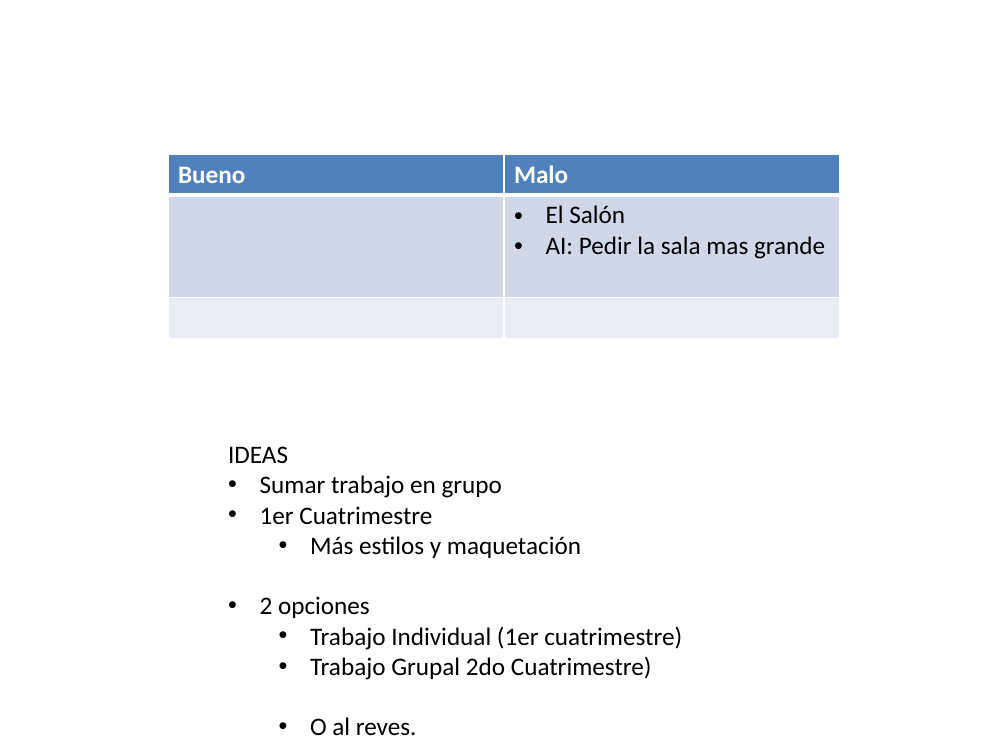
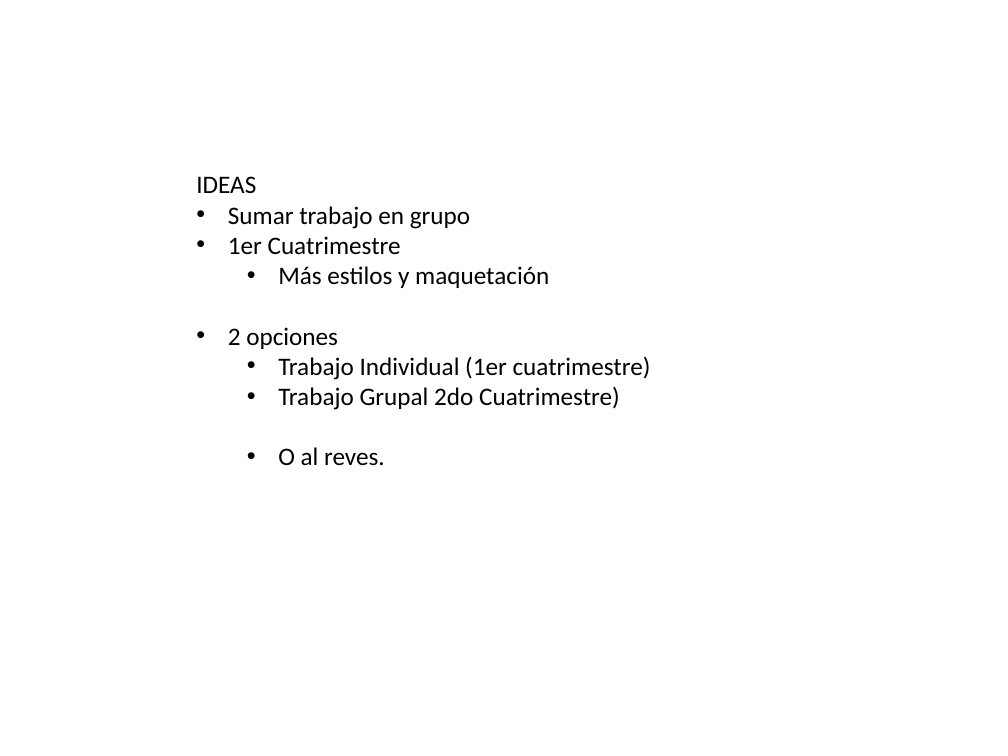
Before and after one commit to Unicen-Tuari/ProgramacionWeb2-2012, a slide deck: slide 2 of Clases/Retrospectiva.pptx. Drawn at 1008x756 pixels with LibreOffice and Linux fonts; fonts in the diff are those of the drawing. Boxes give left, top, right and bottom in pixels: in the first picture for what was removed or moved away, otherwise in the second. Text is boxed around its words. In the diff, an @@ line names an element or a change of style, - is before the commit and + after.

```diff
--- a/Clases/Retrospectiva.pptx
+++ b/Clases/Retrospectiva.pptx
@@ table removed at <box>168,154,840,337</box>, 3 rows, 2 columns @@
-Bueno | Malo
- | El Salón / AI: Pedir la sala mas grande
- | 
@@ text "IDEAS": place and size @@
-text "IDEAS" at <box>228,446,682,735</box>
+text "IDEAS" at <box>196,176,651,466</box>
```
Also in this commit, not shown: 1 other slide changed.
